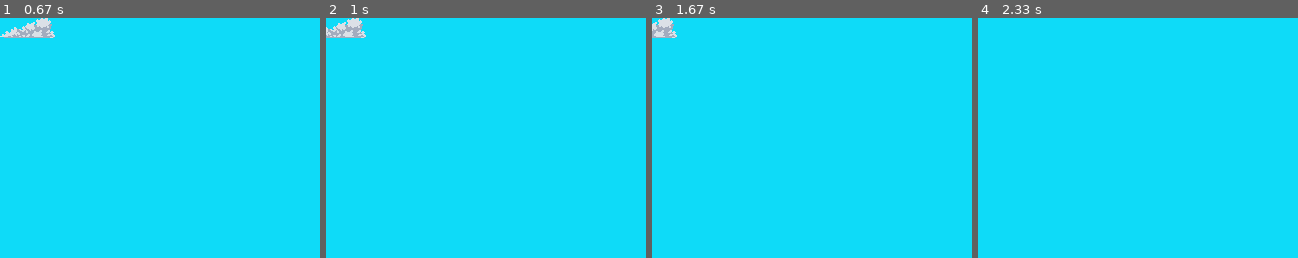
Above: before the commit, frames 1-4 (left to right).
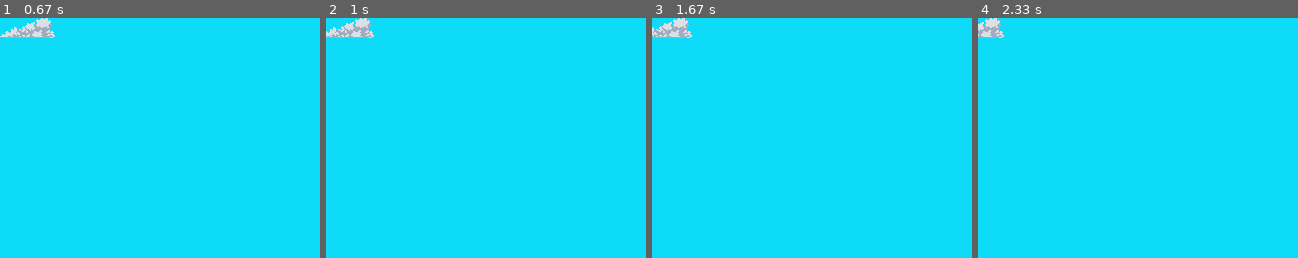
Above: after the commit, the same moments.

Repository: dbrizov/pygame-platformer
Game: pygame game, started from assets/src/game.py
Two runs of this game, one before a commit and one after it. Both use one fixed random seed, a clock stepped at 60 frames per second and the inputs below.
Inputs:
- Up to frame 1 (0.67 s): tap Enter at 0.33 s
- Up to frame 2 (1 s): tap A at 0.67 s
- Up to frame 3 (1.67 s): tap A at 1.5 s
- Up to frame 4 (2.33 s): tap A at 1.9, 2.2 s
The pictures show only the part of the screen within x 0-50%, y 0-50%; the shares and areas given below are measured in that part.

Frame 1 is identical in both runs. In frame 2, 0.6% of the frame differs, in the area x 0-15%, y 0-9%; in frame 3, 0.7%, in the area x 0-13%, y 0-9%; in frame 4, 0.5%.

Commit message:
Added physics interpolation

Diff:
--- a/assets/src/engine/components.py
+++ b/assets/src/engine/components.py
@@ -3,7 +3,7 @@
 from engine.math import Vec2
 from engine.color import Color
 from engine.input import Input, InputEvent, InputEventType
-from engine.screen import Screen
+from engine.screen import Screen, RenderStruct
 
 from typing import Callable, TYPE_CHECKING
 if TYPE_CHECKING:
@@ -49,12 +49,28 @@
     def get_entity(self) -> "Entity | None":
         return self._entity
 
+    def get_entity_transform(self) -> "TransformComponent":
+        entity = self.get_entity()
+        assert entity is not None
+        return entity.get_transform()
+
 
 class TransformComponent(Component):
     def __init__(self, priority: int = ComponentPriority.TRANSFORM_COMPONENT):
         """A `Transform Component` stores an `Entity`'s position. An `Entity` always has a `Transform Component`."""
         super().__init__(priority)
-        self.position = Vec2.zero()
+        self._position = Vec2.zero()
+        self._prev_position = Vec2.zero()
+
+    def get_prev_position(self) -> Vec2:
+        return self._prev_position
+
+    def get_position(self) -> Vec2:
+        return self._position
+
+    def set_position(self, position: Vec2):
+        self._prev_position = self._position
+        self._position = position
 
 
 class RigidBodyComponent(Component):
@@ -77,10 +93,9 @@
 
     def _tick(self, delta_time: float):
         super()._tick(delta_time)
-        entity = self.get_entity()
-        if entity is not None:
-            transform = entity.get_transform()
-            Screen.get_surface().blit(self._image, transform.position)
+        transform = self.get_entity_transform()
+        render_struct = RenderStruct(self._image, transform.get_position(), transform.get_prev_position())
+        Screen.deferred_blit(render_struct)
 
 
 class InputComponent(Component):
--- a/assets/src/engine/physics.py
+++ b/assets/src/engine/physics.py
@@ -5,18 +5,21 @@
 
 
 class Physics:
-    _accumulator: float = 0.0  # Used to accumulate how many physics ticks should happen on each frame
-    fixed_delta_time: float = 0.0
-    gravity: Vec2 = Vec2.zero()
+    _accumulator = 0.0  # Used to accumulate how many physics ticks should happen each frame
+    fixed_delta_time = 0.0
+    gravity = Vec2.zero()
+    interpolation = True
 
     @staticmethod
-    def init(fixed_delta_time: float, gravity: Vec2):
+    def init(fixed_delta_time: float, gravity: Vec2, interpolation: bool):
         Physics.fixed_delta_time = fixed_delta_time
         Physics.gravity = gravity
+        Physics.interpolation = interpolation
 
     @staticmethod
     def _tick(entities: Iterable[Entity], frame_delta_time: float):
         Physics._accumulator += frame_delta_time
+        physics_ticked_this_frame = Physics._accumulator >= Physics.fixed_delta_time
 
         while Physics._accumulator >= Physics.fixed_delta_time:
             for entity in entities:
@@ -24,6 +27,12 @@
                     entity._physics_tick(Physics.fixed_delta_time)
 
             Physics._accumulator -= Physics.fixed_delta_time
+
+        interpolation_fraction = 1.0
+        if Physics.interpolation and not physics_ticked_this_frame:
+            interpolation_fraction = Physics._accumulator / Physics.fixed_delta_time
+
+        return interpolation_fraction
 
     @staticmethod
     def get_fixed_delta_time() -> float:
--- a/assets/src/engine/screen.py
+++ b/assets/src/engine/screen.py
@@ -2,24 +2,37 @@
 from engine.math import Vec2
 
 
+class RenderStruct:
+    def __init__(self, surface: pygame.Surface, position: Vec2, prev_position: Vec2):
+        self.surface = surface
+        self.position = position
+        self.prev_position = prev_position
+
+
 class Screen:
     _surface: pygame.Surface
+    _render_queue: list[RenderStruct]
 
     @staticmethod
     def init(width: int, height: int, flags: int = 0, depth: int = 0):
         Screen._surface = pygame.display.set_mode((width, height), flags, depth)
+        Screen._render_queue = list()
 
     @staticmethod
-    def repaint():
+    def deferred_blit(render_struct: RenderStruct):
+        Screen._render_queue.append(render_struct)
+
+    @staticmethod
+    def render_frame(interpolation_fraction: float):
+        for struct in Screen._render_queue:
+            position = struct.prev_position.lerp(struct.position, interpolation_fraction)
+            Screen._surface.blit(struct.surface, position)
+        Screen._render_queue.clear()
         pygame.display.flip()
 
     @staticmethod
-    def get_surface() -> pygame.Surface:
-        return Screen._surface
-
-    @staticmethod
     def get_size() -> Vec2:
-        return Vec2(Screen._surface.get_width(), Screen._surface.get_height())
+        return Vec2(*Screen._surface.get_size())
 
     @staticmethod
     def get_width() -> int:
--- a/assets/src/game.py
+++ b/assets/src/game.py
@@ -14,18 +14,19 @@
 FPS = 60
 PHYSICS_DELTA_TIME = 1.0 / 60.0
 PHYSICS_GRAVITY = Vec2.down() * 500
+PHYSICS_INTERPOLATION = True
 
 
 class Game:
     def __init__(self):
         pygame.init()
 
-        Screen.init(width=SCREEN_WIDTH, height=SCREEN_HEIGHT)
+        Screen.init(SCREEN_WIDTH, SCREEN_HEIGHT)
         Screen.set_window_title("Ninja Game")
 
         Time.set_fps(FPS)
 
-        Physics.init(PHYSICS_DELTA_TIME, PHYSICS_GRAVITY)
+        Physics.init(PHYSICS_DELTA_TIME, PHYSICS_GRAVITY, PHYSICS_INTERPOLATION)
 
         EntitySpawner.spawn_entity(BackgroundEntity)
         EntitySpawner.spawn_entity(PlayerEntity)
@@ -53,9 +54,10 @@
                     entity._tick(delta_time)
 
             # Physics tick
-            Physics._tick(entities, delta_time)
+            interpolation_fraction = Physics._tick(entities, delta_time)
 
-            Screen.repaint()
+            # Render
+            Screen.render_frame(interpolation_fraction)
 
         pygame.quit()
 
--- a/assets/src/ninjagame/background.py
+++ b/assets/src/ninjagame/background.py
@@ -1,5 +1,6 @@
+import pygame
 from engine.entity import Entity
-from engine.screen import Screen
+from engine.screen import Screen, RenderStruct
 from engine.color import Color
 
 
@@ -7,7 +8,11 @@
     def __init__(self, priority: int = 0):
         super().__init__(priority)
         self._is_ticking = True
+        self._surface = pygame.Surface(Screen.get_size())
+        self._surface.fill(Color(14, 219, 248))
 
     def _tick(self, delta_time: float):
         super()._tick(delta_time)
-        Screen.get_surface().fill(Color(14, 219, 248))
+        transform = self.get_transform()
+        render_struct = RenderStruct(self._surface, transform.get_position(), transform.get_prev_position())
+        Screen.deferred_blit(render_struct)
--- a/assets/src/ninjagame/player.py
+++ b/assets/src/ninjagame/player.py
@@ -8,7 +8,7 @@
     def __init__(self, priority: int = 0):
         super().__init__(priority)
         self._is_ticking = True
-        self._speed = 600.0
+        self._speed = 300.0
         self._horizontal_input = 0.0
         self._vertical_input = 0.0
 
@@ -28,10 +28,11 @@
 
     def _physics_tick(self, delta_time: float):
         super()._physics_tick(delta_time)
-        horizontal_movement = Vec2.right() * self._speed * self._horizontal_input * delta_time
-        vertical_movement = Vec2.up() * self._speed * self._vertical_input * delta_time
-        movement = horizontal_movement + vertical_movement
-        self.get_transform().position += movement
+        horizontal_delta = Vec2.right() * self._speed * self._horizontal_input * delta_time
+        vertical_delta = Vec2.up() * self._speed * self._vertical_input * delta_time
+        position_delta = horizontal_delta + vertical_delta
+        transform = self.get_transform()
+        transform.set_position(transform.get_position() + position_delta)
 
     def _set_horizontal_input(self, axis_value: float):
         self._horizontal_input = axis_value
